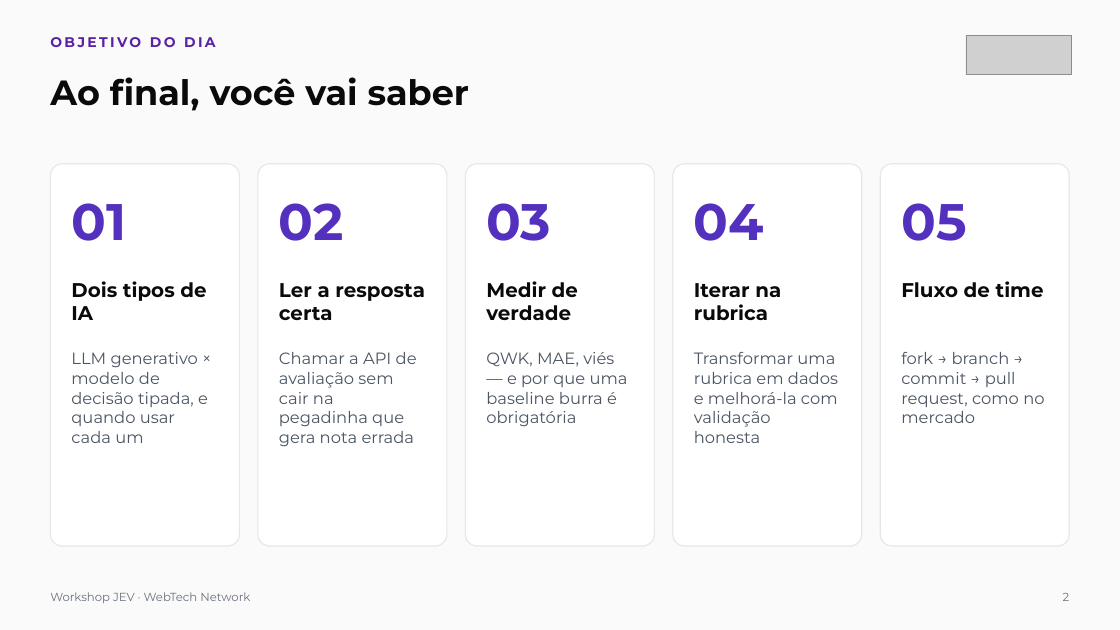
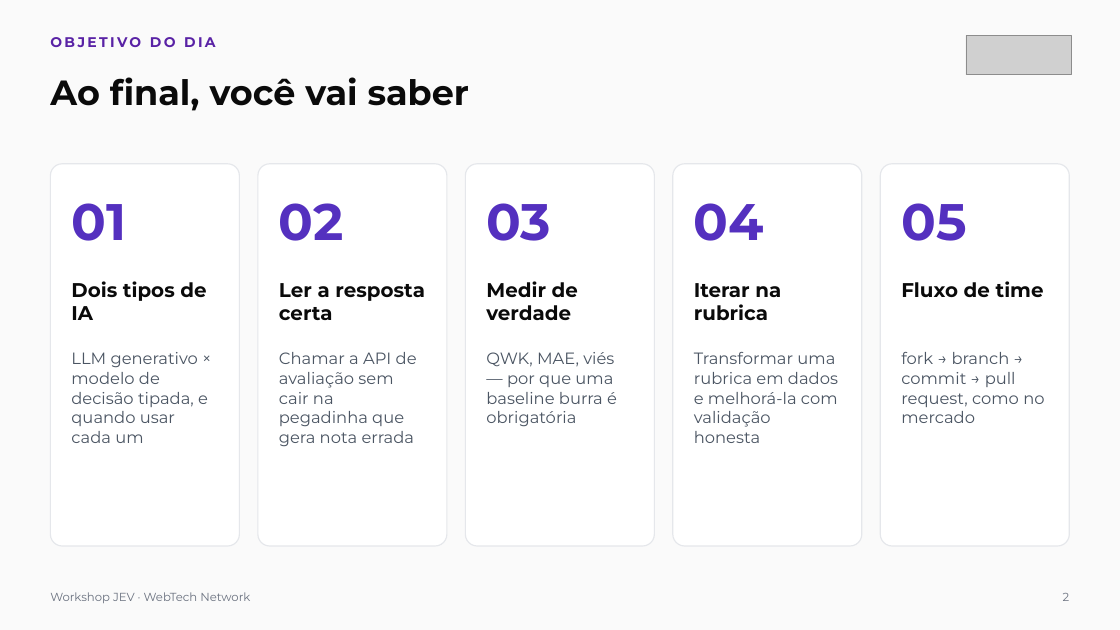
Before and after one commit to webtech-network/workshop-jev, a slide deck: slide 2 of docs/workshop-jev-apresentacao.pptx. Drawn at 1120x630 pixels with LibreOffice and Linux fonts; fonts in the diff are those of the drawing; grey boxes stand for pictures. Boxes give left, top, right and bottom in pixels: in the first picture for what was removed or moved away, otherwise in the second. Text is boxed around its words. In the diff, an @@ line names an element or a change of style, - is before the commit and + after.

```diff
--- a/docs/workshop-jev-apresentacao.pptx
+++ b/docs/workshop-jev-apresentacao.pptx
@@ text at (486,352,617,427): text changed @@
-QWK, MAE, viés — e por que uma baseline burra é obrigatória
+QWK, MAE, viés — por que uma baseline burra é obrigatória
```
Also in this commit, not shown: 22 other slides changed.
